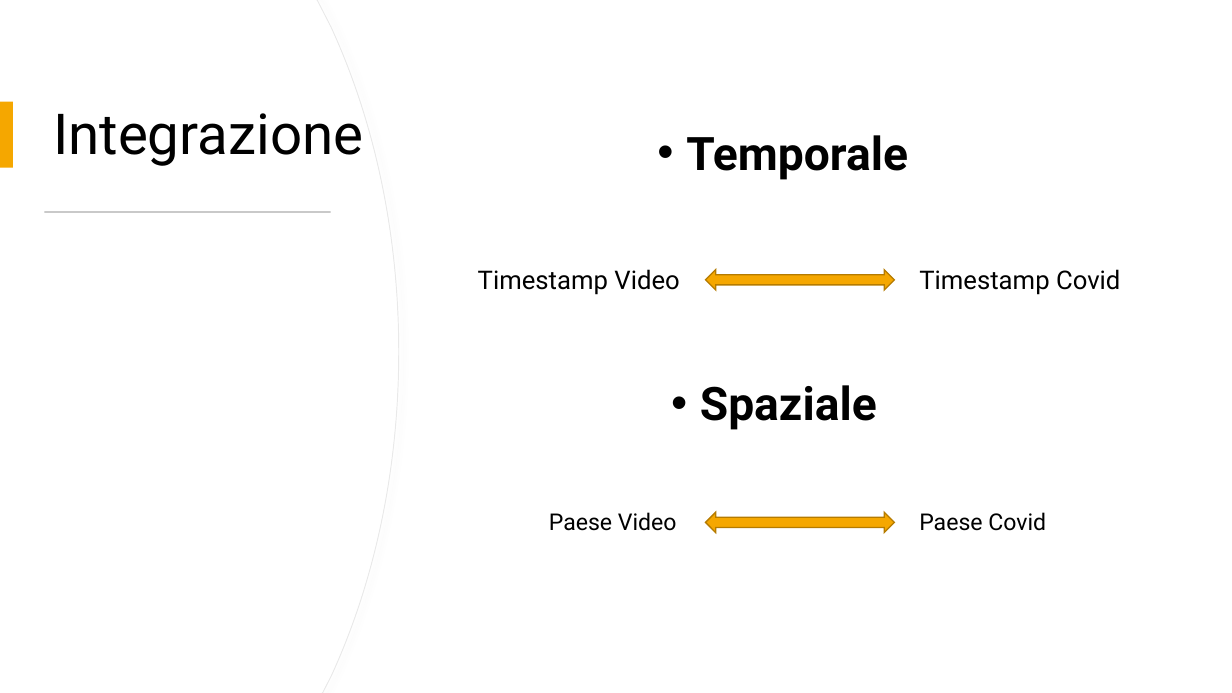
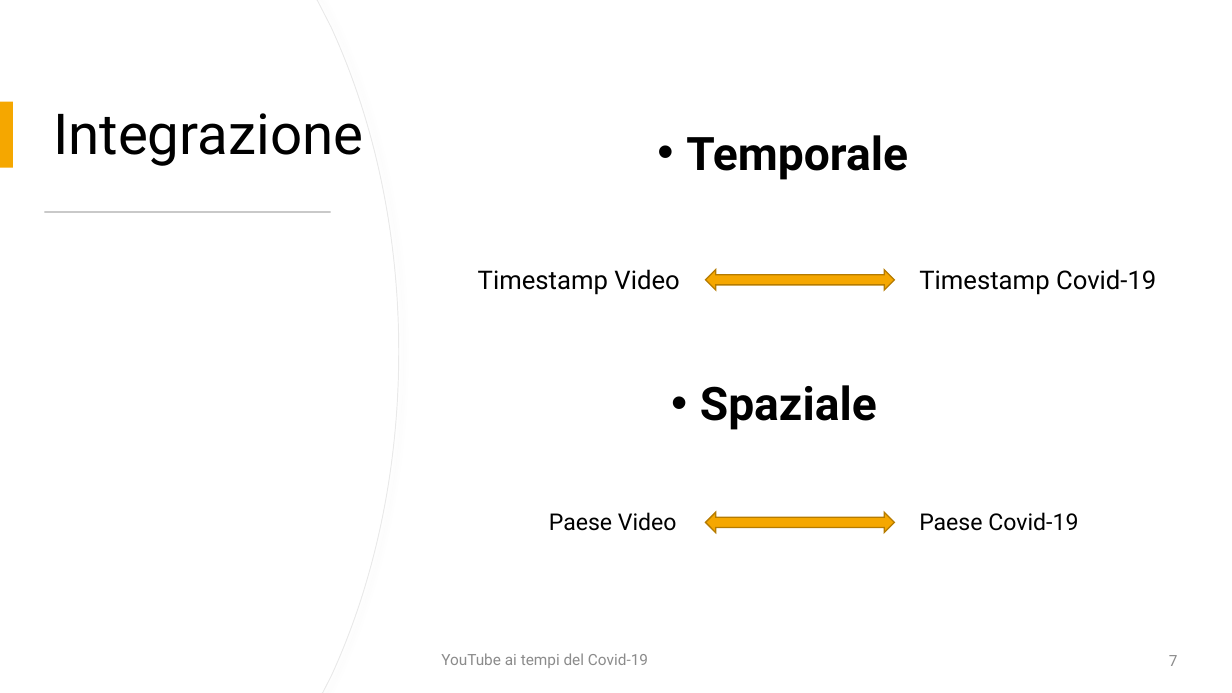
Before and after one commit to fedelux3/Youtube_trending_analysis, a slide deck: slide 7 of presentazione/presentazione.pptx. Drawn at 1232x693 pixels with LibreOffice and Linux fonts; fonts in the diff are those of the drawing. Boxes give left, top, right and bottom in pixels: in the first picture for what was removed or moved away, otherwise in the second. Text is boxed around its words. In the diff, an @@ line names an element or a change of style, - is before the commit and + after.

```diff
--- a/presentazione/presentazione.pptx
+++ b/presentazione/presentazione.pptx
@@ text at [919,269,1156,295]: text changed @@
-Timestamp Covid
+Timestamp Covid-19
@@ text at [919,512,1078,531]: text changed @@
-Paese Covid
+Paese Covid-19
@@ text added at [441,653,648,668], 12 pt, text #8C8C8C @@
+YouTube ai tempi del Covid-19
@@ page number added at [1169,655,1178,666], 12 pt, text #8C8C8C @@
+7
```
Also in this commit, not shown: 11 other slides changed, 1 slide added, 19 other files.
